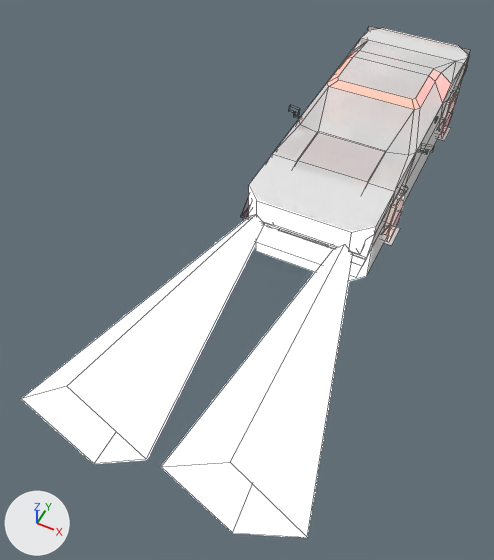
The FBX model Assets/FBX/Cars/IROCK/IROCK.fbx: old version first, new version second.
The view is the same before and after, from a 50 mm lens placed at (3.77, -14.53, 11.64), pointed at (-0.93, -5.13, -0.11). The axes (+X, +Y, +Z) are drawn at lower left. The lights are the same throughout. Mesh edges are drawn as thin lines. Where no turn or scale is listed for an object, it has been applied to the vertices.

Before the edit, the objects in view are built like this:
```python
me_cube = bpy.data.meshes.new('Cube')
me_cube.from_pydata(...)  # 499 vertices, 467 faces; spans x -2.77..2.77, y -10.45..4.19, z -0.19..2.42
# faces by material slot: [459, 8]
me_cube.materials.append(mat_retroatlasuniversal)
me_cube.materials.append(mat_retroatlasgodray)  # white #e7e7e7
me_cube_003 = bpy.data.meshes.new('Cube.003')
me_cube_003.from_pydata(...)  # 16 vertices, 10 faces; spans x -1.51..1.51, y -4.29..4.19, z 0.0..1.57
ob_irock1 = bpy.data.objects.new('irock1', me_cube)
ob_irock1.location = (0.0, 0.0, 0.0)
ob_irock_cldr = bpy.data.objects.new('irock_cldr', me_cube_003)
ob_irock_cldr.location = (0.0, 0.0, 0.0)
```
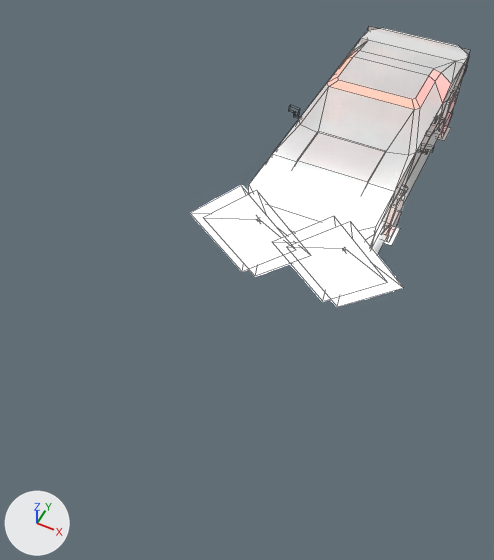
Pixel boxes (x1, y1, x2, y2) of what changed, in the pictures (494 x 560 px):
'irock1', reshaped
    before: (22, 214, 353, 537)
    after: (190, 186, 403, 306)

Diff of the bpy script that builds the scene:
```diff
--- a/Assets/FBX/Cars/IROCK/IROCK.fbx.py
+++ b/Assets/FBX/Cars/IROCK/IROCK.fbx.py
@@ me_cube @@
 # used by ob_irock1; location = (0.0, 0.0, 0.0)
-me_cube.from_pydata(...)  # 499 vertices, 467 faces; spans x -2.77..2.77, y -10.45..4.19, z -0.19..2.42
+me_cube.from_pydata(...)  # 515 vertices, 475 faces; spans x -2.5..2.5, y -4.86..4.19, z -0.21..2.41
+# me_cube part 1
+# 8 vertices are removed from x -2.77..2.77, y -10.45, z -0.19..2.42
+# 8 faces are deleted
+# 3 vertices in x 0.83..1.25, y -4.45, z 1.12..1.33 move by (0.15, 0.09, -0.02)
+# 3 vertices in x -1.25..-0.83, y -4.45, z 1.12..1.33 move by (-0.15, 0.09, -0.02)
+# 2 vertices move from x -1.04..1.04, y -4.45, z 0.9 to x -1.19..1.19, y -4.36, z 0.89
+# 16 vertices are added at x -2.5..1.19, y -4.86..-4.36, z -0.21..1.31
+# 8 new vertices lie (1.31, 0.0, 1.31) away from vertices in x -2.5..1.19, y -4.86, z -0.21..1.1
+# 16 new faces join them, mat_retroatlasgodray (white #e7e7e7)
 me_cube.materials.append(mat_retroatlasuniversal)
```
